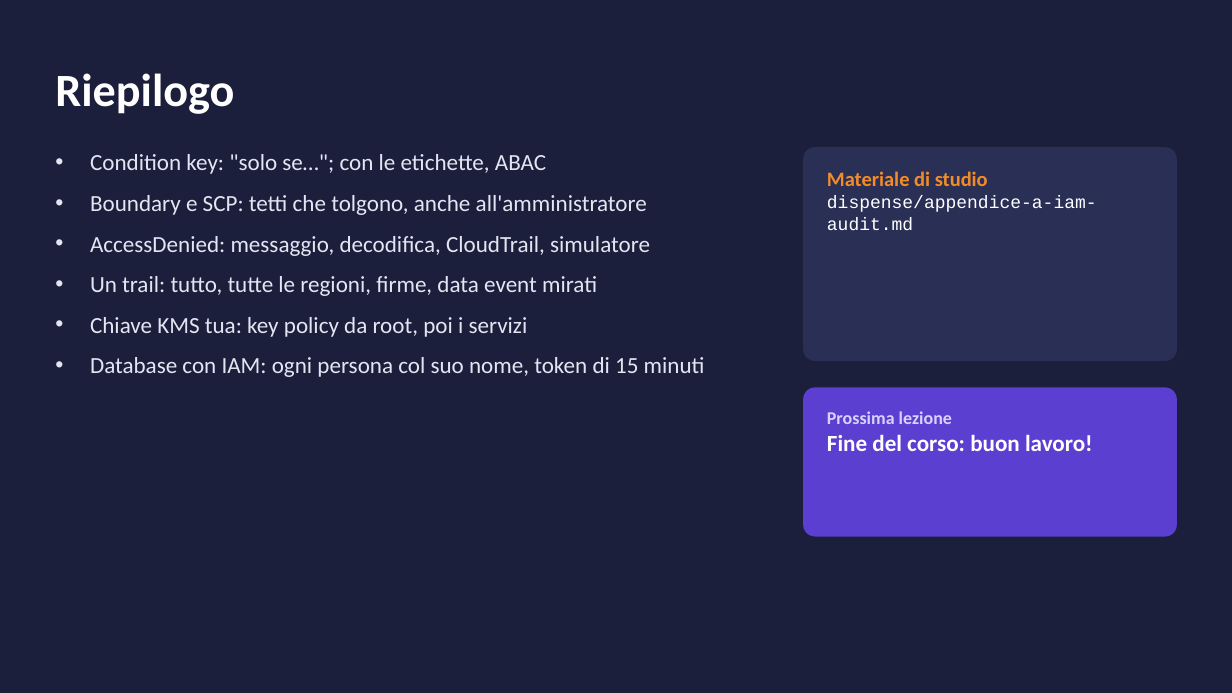
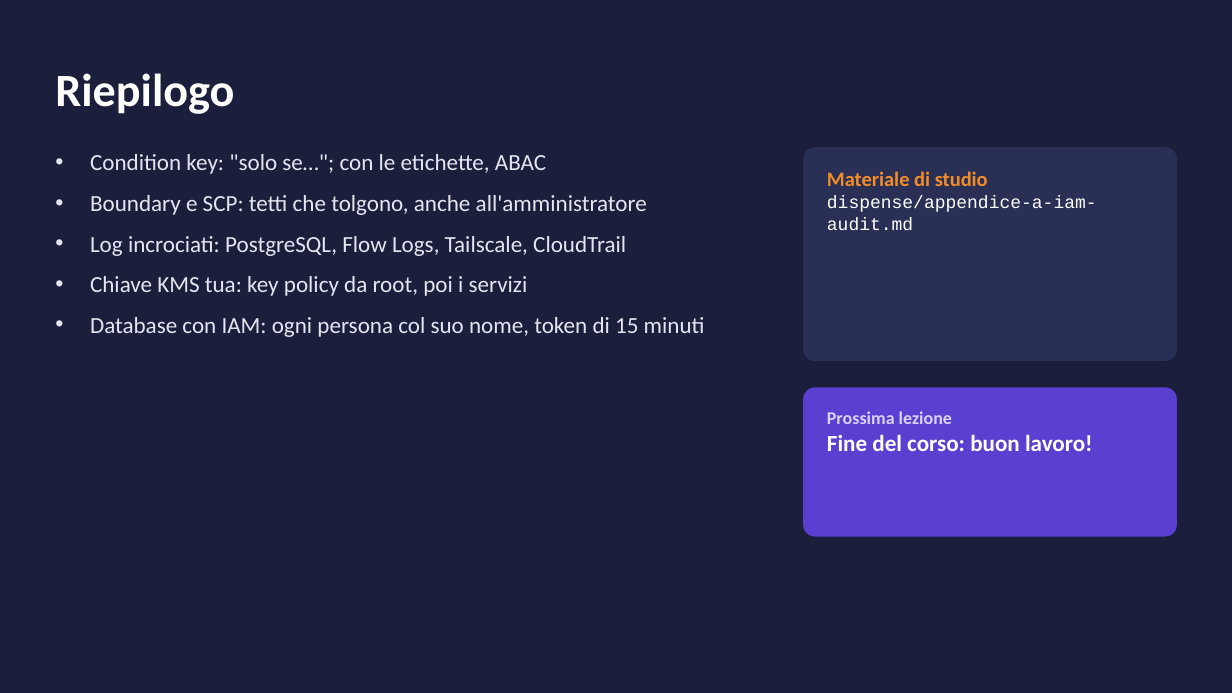
Before and after one commit to cereZ23/aws, a slide deck: slide 9 of slide/slide-A-iam-audit.pptx (slide 11 before the commit). Drawn at 1232x693 pixels with LibreOffice and Linux fonts; fonts in the diff are those of the drawing. Boxes give left, top, right and bottom in pixels: in the first picture for what was removed or moved away, otherwise in the second. Text is boxed around its words. In the diff, an @@ line names an element or a change of style, - is before the commit and + after.

Commit message:
Lezione 12: CloudTrail, chi ha fatto cosa; GuardDuty diventa la 13; appendice alleggerita

```diff
--- a/slide/slide-A-iam-audit.pptx
+++ b/slide/slide-A-iam-audit.pptx
@@ text at [90,236,626,256]: text changed @@
-• AccessDenied: messaggio, decodifica, CloudTrail, simulatore
-• Un trail: tutto, tutte le regioni, firme, data event mirati
+• Log incrociati: PostgreSQL, Flow Logs, Tailscale, CloudTrail
```
Also in this commit, not shown: 2 other slides changed, 2 slides removed, 9 other files.
